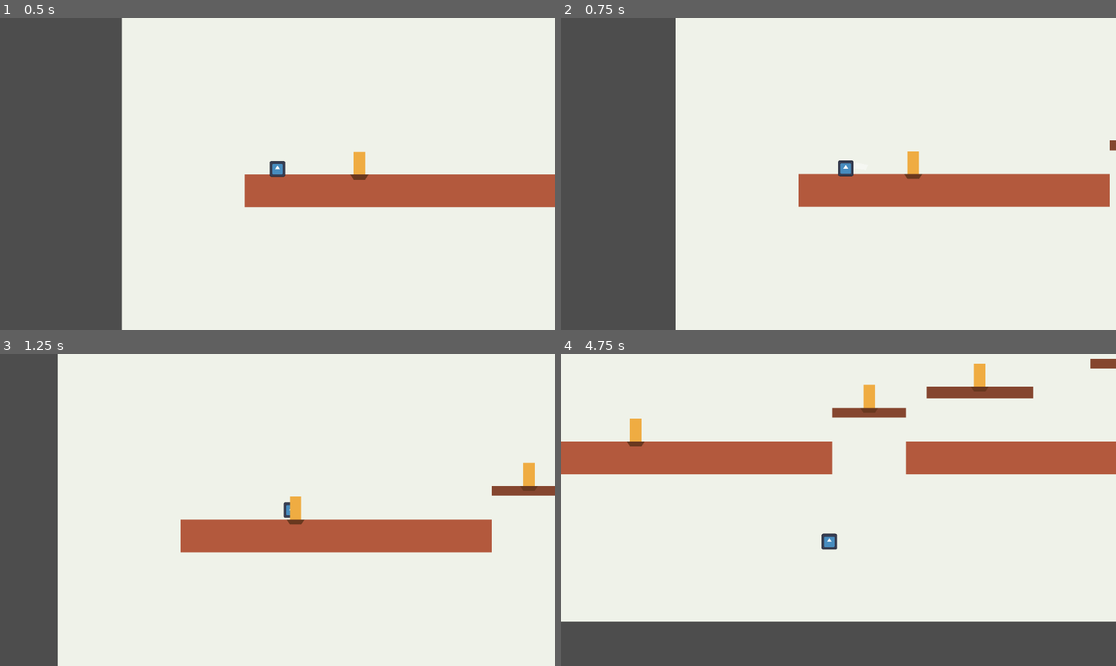
Above: before the commit, frames 1-4 (two rows, left to right).
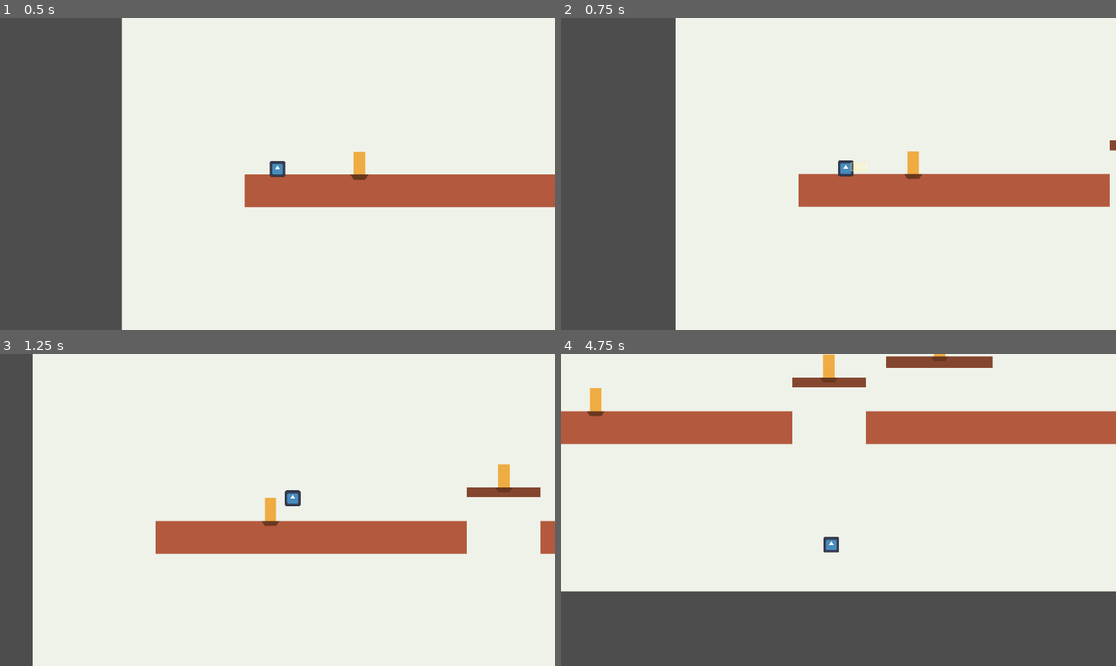
Above: after the commit, the same moments.

Repository: ggonzalez66/ruby1
Game: Godot game, scene res://main.tscn
The game is run twice, just before and just after one commit, with the same random seed, the same clock (stepped at 60 frames per second) and the same inputs. The engine's default icon, where the game draws it, is replaced by a stand-in: a white triangle on a blue panel in a dark square.
Inputs:
- Up to frame 1 (0.5 s): no input
- Up to frame 2 (0.75 s): hold Right (move_right) from 0.53 s (still down); tap Ctrl (attack) at 0.6 s
- Up to frame 3 (1.25 s): keep holding Right (move_right); tap Space (jump) at 0.77, 1.07 s; tap Shift (dash, bound only after the commit) at 0.8 s
- Up to frame 4 (4.75 s): tap Shift (dash, bound only after the commit) at 1.35, 3.05, 3.6 s; tap Space (jump) at 1.52, 1.55, 1.82, 2.1, 3.02, 3.32, 3.77, 3.8, 4.07, 4.52 s; release Right (move_right) at 2.03 s; hold Left (move_left) 2.03-2.78 s; tap Ctrl (attack) at 2.3, 2.85, 4.35 s; hold Right (move_right) 2.78-4.28 s; hold Left (move_left) from 4.28 s (still down)

Frame 1 is identical in both runs. In frame 2, less than 0.1% of the frame differs, in the area x 52-55%, y 46-50%; in frame 3, 7.6%; in frame 4, 30%, in the area x 0-100%, y 0-86%.

Commit message:
slash attack and dash

Diff:
--- a/movimiento.gd
+++ b/movimiento.gd
@@ -15,26 +15,43 @@
 @export var attack_duration := 0.16
 @export var attack_cooldown := 0.22
 @export var attack_move_multiplier := 0.7
+@export var dash_speed := 760.0
+@export var dash_duration := 0.14
+@export var dash_cooldown := 0.42
+@export var dash_end_speed := 230.0
 
 @onready var pivot: Node2D = $Pivot
 @onready var hitbox: Area2D = $Pivot/Hitbox
 @onready var hitbox_shape: CollisionShape2D = $Pivot/Hitbox/CollisionShape2D
 @onready var slash_visual: Polygon2D = $Pivot/SlashVisual
+@onready var slash_area_visual: Polygon2D = $Pivot/SlashAreaVisual
+@onready var slash_outline: Line2D = $Pivot/SlashOutline
+@onready var dash_visual: Polygon2D = $DashVisual
 
 var facing := 1
 var coyote_timer := 0.0
 var jump_buffer_timer := 0.0
 var attack_timer := 0.0
 var attack_cooldown_timer := 0.0
+var dash_timer := 0.0
+var dash_cooldown_timer := 0.0
+var dash_direction := 1
 var attack_targets_hit: Array[Area2D] = []
 var slash_base_color := Color(1.0, 1.0, 1.0, 0.0)
+var slash_area_base_color := Color(1.0, 1.0, 1.0, 0.0)
+var slash_outline_base_color := Color(1.0, 1.0, 1.0, 0.0)
+var dash_visual_base_color := Color(1.0, 1.0, 1.0, 0.0)
 
 func _ready() -> void:
 	floor_snap_length = 10.0
 	slash_base_color = slash_visual.color
+	slash_area_base_color = slash_area_visual.color
+	slash_outline_base_color = slash_outline.default_color
+	dash_visual_base_color = dash_visual.color
 	hitbox.area_entered.connect(_on_hitbox_area_entered)
 	_update_facing_visual()
 	_set_attack_active(false)
+	_set_dash_visual_active(false)
 
 func _physics_process(delta: float) -> void:
 	_update_timers(delta)
@@ -45,19 +62,27 @@
 	if Input.is_action_just_pressed("attack"):
 		_start_attack()
 
+	if Input.is_action_just_pressed("dash"):
+		_start_dash()
+
 	var move_input: float = Input.get_axis("move_left", "move_right")
 
-	if move_input != 0.0 and attack_timer <= 0.0:
+	if move_input != 0.0 and attack_timer <= 0.0 and dash_timer <= 0.0:
 		facing = 1 if move_input > 0.0 else -1
 		_update_facing_visual()
 
 	if is_on_floor():
 		coyote_timer = coyote_time
 
-	_apply_gravity(delta)
-	_consume_jump_buffer()
-	_apply_horizontal_movement(move_input, delta)
+	if dash_timer > 0.0:
+		_apply_dash_movement()
+	else:
+		_apply_gravity(delta)
+		_consume_jump_buffer()
+		_apply_horizontal_movement(move_input, delta)
+
 	_update_attack_animation()
+	_update_dash_visual()
 	move_and_slide()
 	_refresh_attack_hits()
 
@@ -68,12 +93,18 @@
 	coyote_timer = max(coyote_timer - delta, 0.0)
 	jump_buffer_timer = max(jump_buffer_timer - delta, 0.0)
 	attack_cooldown_timer = max(attack_cooldown_timer - delta, 0.0)
+	dash_cooldown_timer = max(dash_cooldown_timer - delta, 0.0)
 
 	if attack_timer > 0.0:
 		attack_timer = max(attack_timer - delta, 0.0)
 		if attack_timer == 0.0:
 			_end_attack()
 
+	if dash_timer > 0.0:
+		dash_timer = max(dash_timer - delta, 0.0)
+		if dash_timer == 0.0:
+			_end_dash()
+
 func _apply_gravity(delta: float) -> void:
 	if is_on_floor() and velocity.y >= 0.0:
 		velocity.y = 0.0
@@ -108,8 +139,12 @@
 	var acceleration: float = ground_acceleration if is_on_floor() else air_acceleration
 	velocity.x = move_toward(velocity.x, target_speed, acceleration * delta)
 
+func _apply_dash_movement() -> void:
+	velocity.x = dash_direction * dash_speed
+	velocity.y = 0.0
+
 func _start_attack() -> void:
-	if attack_timer > 0.0 or attack_cooldown_timer > 0.0:
+	if attack_timer > 0.0 or attack_cooldown_timer > 0.0 or dash_timer > 0.0:
 		return
 
 	attack_timer = attack_duration
@@ -124,13 +159,21 @@
 	_set_attack_active(false)
 	hitbox.rotation = 0.0
 	slash_visual.rotation = 0.0
+	slash_area_visual.rotation = 0.0
+	slash_outline.rotation = 0.0
 	slash_visual.scale = Vector2.ONE
+	slash_area_visual.scale = Vector2.ONE
+	slash_outline.scale = Vector2.ONE
 
 func _set_attack_active(active: bool) -> void:
 	hitbox.monitoring = active
 	hitbox_shape.disabled = not active
 	slash_visual.visible = active
+	slash_area_visual.visible = active
+	slash_outline.visible = active
 	slash_visual.color = slash_base_color if active else Color(slash_base_color.r, slash_base_color.g, slash_base_color.b, 0.0)
+	slash_area_visual.color = slash_area_base_color if active else Color(slash_area_base_color.r, slash_area_base_color.g, slash_area_base_color.b, 0.0)
+	slash_outline.default_color = slash_outline_base_color if active else Color(slash_outline_base_color.r, slash_outline_base_color.g, slash_outline_base_color.b, 0.0)
 
 func _update_attack_animation() -> void:
 	if attack_timer <= 0.0:
@@ -143,8 +186,14 @@
 
 	hitbox.rotation = slash_angle
 	slash_visual.rotation = slash_angle
+	slash_area_visual.rotation = slash_angle
+	slash_outline.rotation = slash_angle
 	slash_visual.scale = Vector2(slash_scale, slash_scale)
+	slash_area_visual.scale = Vector2(lerp(0.98, 1.04, progress), lerp(0.92, 1.08, progress))
+	slash_outline.scale = slash_area_visual.scale
 	slash_visual.color = Color(slash_base_color.r, slash_base_color.g, slash_base_color.b, alpha)
+	slash_area_visual.color = Color(slash_area_base_color.r, slash_area_base_color.g, slash_area_base_color.b, lerp(0.42, 0.16, progress))
+	slash_outline.default_color = Color(slash_outline_base_color.r, slash_outline_base_color.g, slash_outline_base_color.b, lerp(0.95, 0.35, progress))
 
 func _refresh_attack_hits() -> void:
 	if attack_timer <= 0.0:
@@ -168,5 +217,39 @@
 func _on_hitbox_area_entered(area: Area2D) -> void:
 	_hit_area(area)
 
+func _start_dash() -> void:
+	if dash_timer > 0.0 or dash_cooldown_timer > 0.0 or attack_timer > 0.0:
+		return
+
+	var move_input: float = Input.get_axis("move_left", "move_right")
+	dash_direction = facing if move_input == 0.0 else (1 if move_input > 0.0 else -1)
+	facing = dash_direction
+	_update_facing_visual()
+	dash_timer = dash_duration
+	dash_cooldown_timer = dash_cooldown
+	_set_dash_visual_active(true)
+	_update_dash_visual()
+
+func _end_dash() -> void:
+	velocity.x = dash_direction * dash_end_speed
+	_set_dash_visual_active(false)
+
+func _set_dash_visual_active(active: bool) -> void:
+	dash_visual.visible = active
+	dash_visual.color = dash_visual_base_color if active else Color(dash_visual_base_color.r, dash_visual_base_color.g, dash_visual_base_color.b, 0.0)
+
+func _update_dash_visual() -> void:
+	if dash_timer <= 0.0:
+		return
+
+	var progress: float = 1.0 - (dash_timer / dash_duration)
+	var alpha: float = lerp(0.42, 0.0, progress)
+	var width_scale: float = lerp(1.35, 0.75, progress)
+
+	dash_visual.scale = Vector2(width_scale * facing, 1.0)
+	dash_visual.color = Color(dash_visual_base_color.r, dash_visual_base_color.g, dash_visual_base_color.b, alpha)
+
 func _update_facing_visual() -> void:
 	pivot.scale.x = facing
+	dash_visual.position.x = -10.0 * facing
+	dash_visual.scale.x = abs(dash_visual.scale.x) * facing
--- a/playerr.tscn
+++ b/playerr.tscn
@@ -42,7 +42,26 @@
 color = Color(1, 1, 1, 0)
 polygon = PackedVector2Array(-4, -10, 26, -4, 20, 8, -8, 4)
 
+[node name="SlashAreaVisual" type="Polygon2D" parent="Pivot"]
+visible = false
+position = Vector2(20, 0)
+color = Color(1, 0.913725, 0.490196, 0)
+polygon = PackedVector2Array(-17, -9, 17, -9, 17, 9, -17, 9)
+
+[node name="SlashOutline" type="Line2D" parent="Pivot"]
+visible = false
+position = Vector2(20, 0)
+width = 2.5
+default_color = Color(1, 0.945098, 0.662745, 0)
+points = PackedVector2Array(-17, -9, 17, -9, 17, 9, -17, 9, -17, -9)
+
 [node name="Camera2D" type="Camera2D" parent="."]
 zoom = Vector2(0.85, 0.85)
 position_smoothing_enabled = true
 position_smoothing_speed = 8.0
+
+[node name="DashVisual" type="Polygon2D" parent="."]
+visible = false
+position = Vector2(-10, -14)
+color = Color(0.588235, 0.882353, 0.976471, 0)
+polygon = PackedVector2Array(-30, -10, 8, -16, 20, 0, 8, 16, -30, 10)
--- a/project.godot
+++ b/project.godot
@@ -37,3 +37,8 @@
 "events": [Object(InputEventKey,"resource_local_to_scene":false,"resource_name":"","device":0,"window_id":0,"alt_presse …(181 unchanged characters)…
 ]
 }
+dash={
+"deadzone": 0.5,
+"events": [Object(InputEventKey,"resource_local_to_scene":false,"resource_name":"","device":0,"window_id":0,"alt_pressed":false,"shift_pressed":false,"ctrl_pressed":false,"meta_pressed":false,"pressed":false,"keycode":0,"physical_keycode":4194325,"key_label":0,"unicode":0,"echo":false,"script":null)
+]
+}
